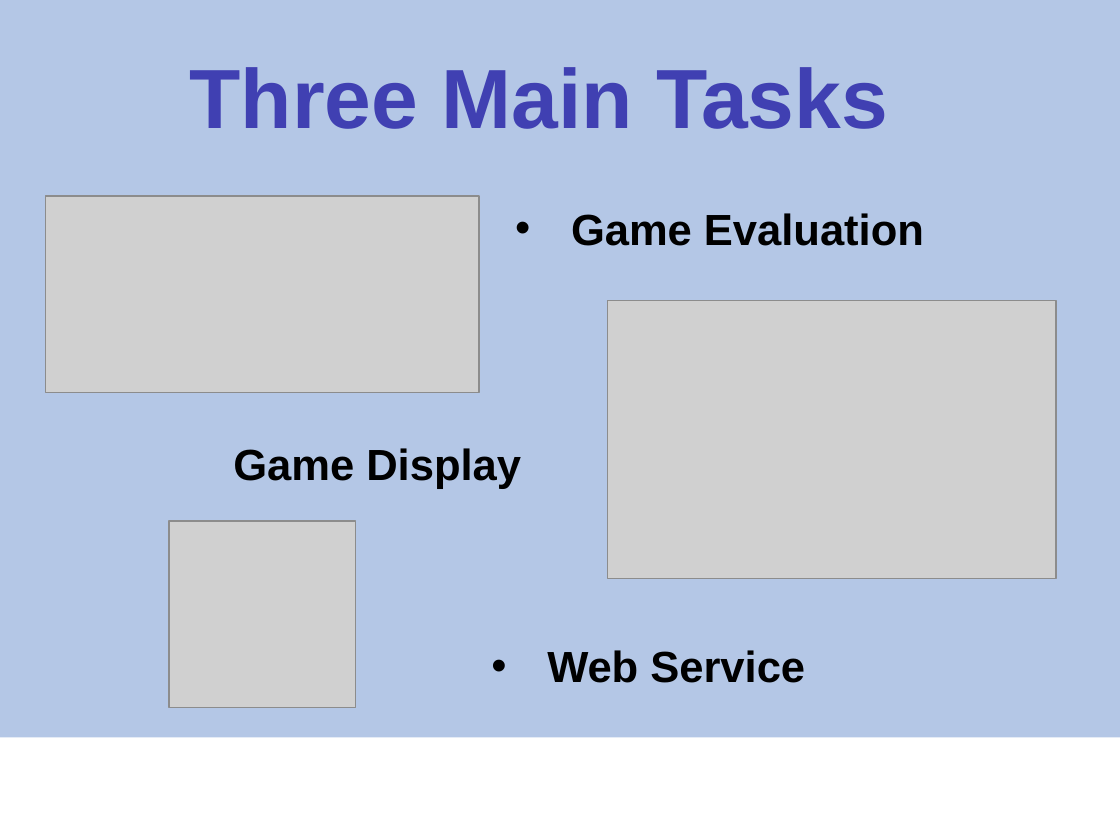
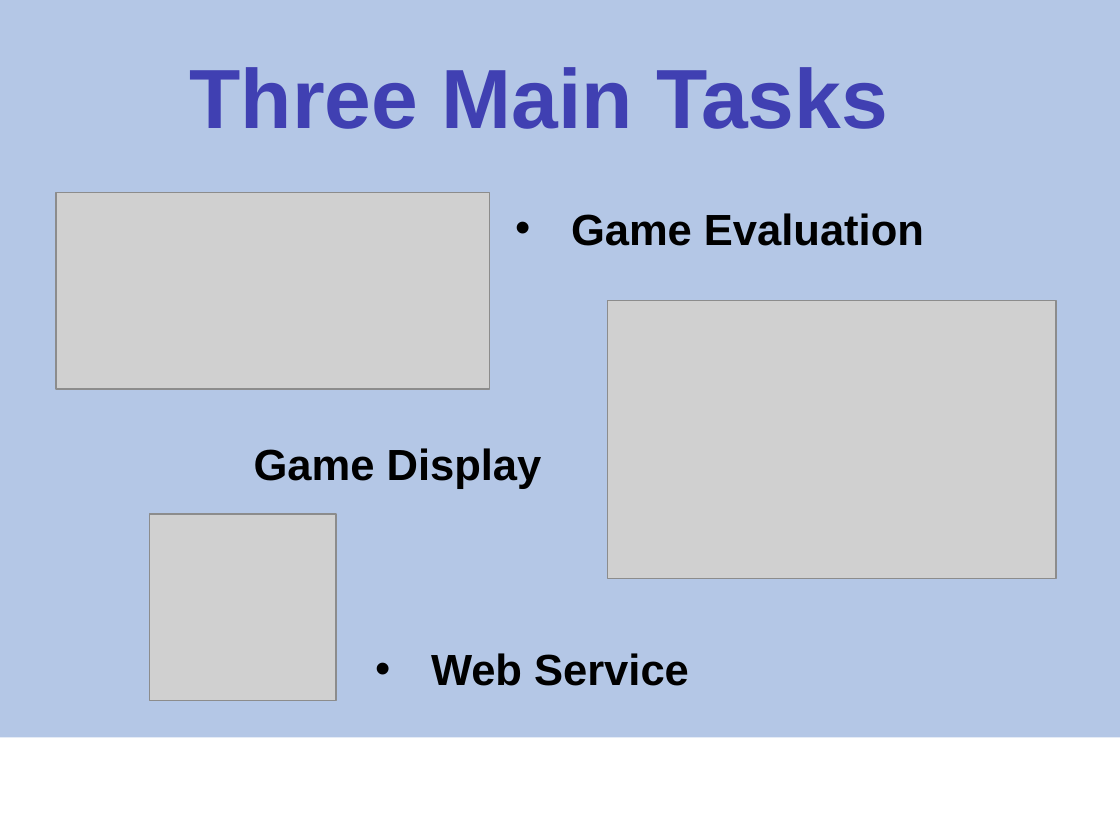
Before and after one commit to toh5148/psh_sp16_cmpsc488_flaggers, a slide deck: slide 3 of Presentation Materials/Capstone Presentation.pptx. Drawn at 1120x840 pixels with LibreOffice and Linux fonts; fonts in the diff are those of the drawing; grey boxes stand for pictures; background and template pictures are left out. Boxes give left, top, right and bottom in pixels: in the first picture for what was removed or moved away, otherwise in the second. Text is boxed around its words. In the diff, an @@ line names an element or a change of style, - is before the commit and + after.

Commit message:
Almost final version of PowerPoint
We're getting close to the end of the tunnel.  Tom still has the picture
of Testing Arena Display left, but otherwise, there's not much left to
change.

```diff
--- a/Presentation Materials/Capstone Presentation.pptx
+++ b/Presentation Materials/Capstone Presentation.pptx
@@ picture moved from (x1=46, y1=196, x2=479, y2=393) to (x1=56, y1=193, x2=489, y2=390) @@
@@ text "Game Display" moved from (x1=233, y1=448, x2=521, y2=489) to (x1=254, y1=448, x2=542, y2=489) @@
@@ picture moved from (x1=169, y1=521, x2=356, y2=708) to (x1=149, y1=514, x2=336, y2=701) @@
@@ text "Web Service" moved from (x1=547, y1=650, x2=805, y2=683) to (x1=431, y1=653, x2=689, y2=686) @@
```
Also in this commit, not shown: 2 other slides changed, 4 slides added, 4 slides removed.
